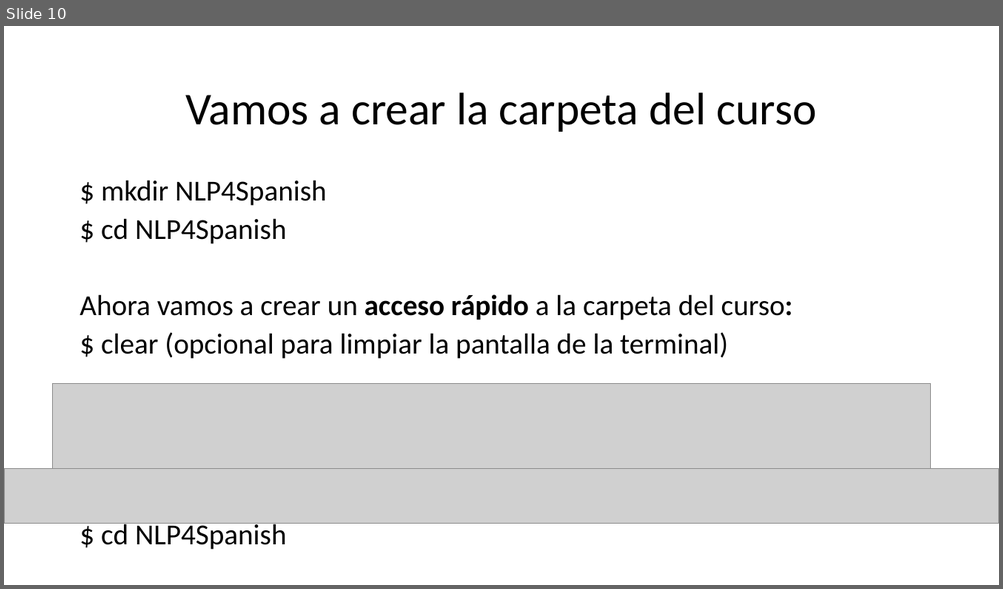
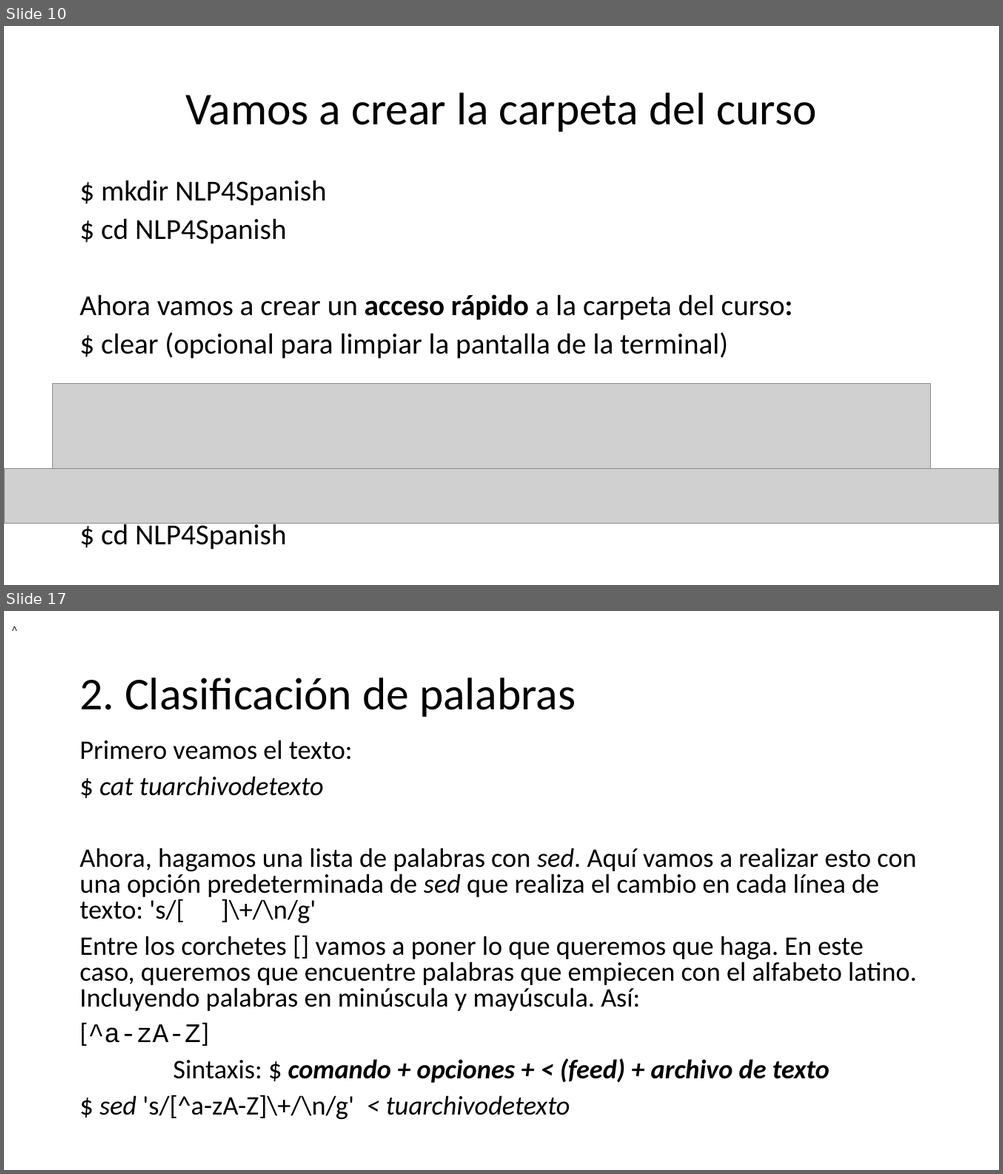
Before and after one commit to falconrr/NLP4SPanish2022, a slide deck: Week 1/Classes/Clase1.pptx. Shown one above the other, each under a label of ours: slide 10 before the commit, slides 10 and 17 after it; the slides between them are not shown. The pictures are 1003x589 and 1003x1174 pixels, drawn with LibreOffice and Linux fonts; fonts in the diff are those of the drawing; grey boxes stand for pictures. Boxes give left, top, right and bottom in pixels: in the first picture for what was removed or moved away, otherwise in the second. Text is boxed around its words. In the diff, an @@ line names an element or a change of style, - is before the commit and + after.

```diff
--- a/Week 1/Classes/Clase1.pptx
+++ b/Week 1/Classes/Clase1.pptx
@@ slide 17 added at <box>4,611,999,1170</box>, background #FFFFFF @@
@@ text added at <box>4,611,999,648</box>, 10 pt, text #000000 @@
+^
@@ title added at <box>79,678,576,717</box>, 44 pt, text #000000 @@
+2. Clasificación de palabras
@@ text added at <box>79,740,916,1120</box>, 25.9 pt, text #000000 @@
+Primero veamos el texto:
+$ cat tuarchivodetexto
+Ahora, hagamos una lista de palabras con sed. Aquí vamos a realizar esto con una opción predeterminada de sed que realiza el cambio en cada línea de texto: 's/[ ]\+/\n/g'
+Entre los corchetes [] vamos a poner lo que queremos que haga. En este caso, queremos que encuentre palabras que empiecen con el alfabeto latino. Incluyendo palabras en minúscula y mayúscula. Así:
+[^a-zA-Z]
+Sintaxis: $ comando + opciones + < (feed) + archivo de texto
+$ sed 's/[^a-zA-Z]\+/\n/g' < tuarchivodetexto
```
Also in this commit, not shown: 4 slides changed, 15 other slides added, 1 slide removed, 9 other files.
